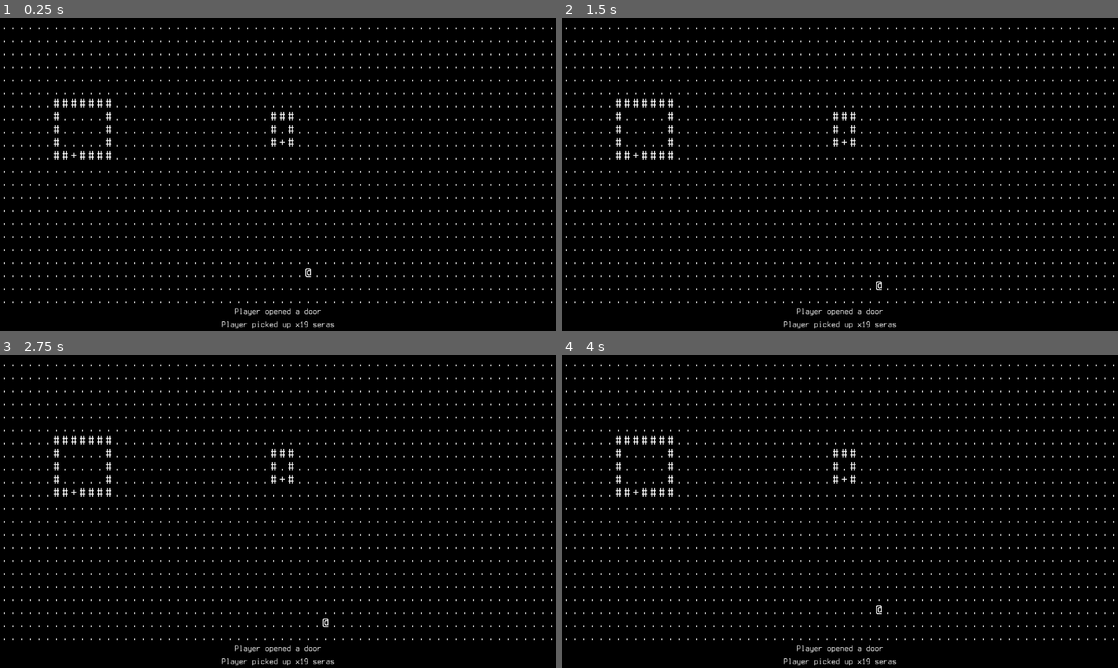
Above: before the commit, frames 1-4 (two rows, left to right).
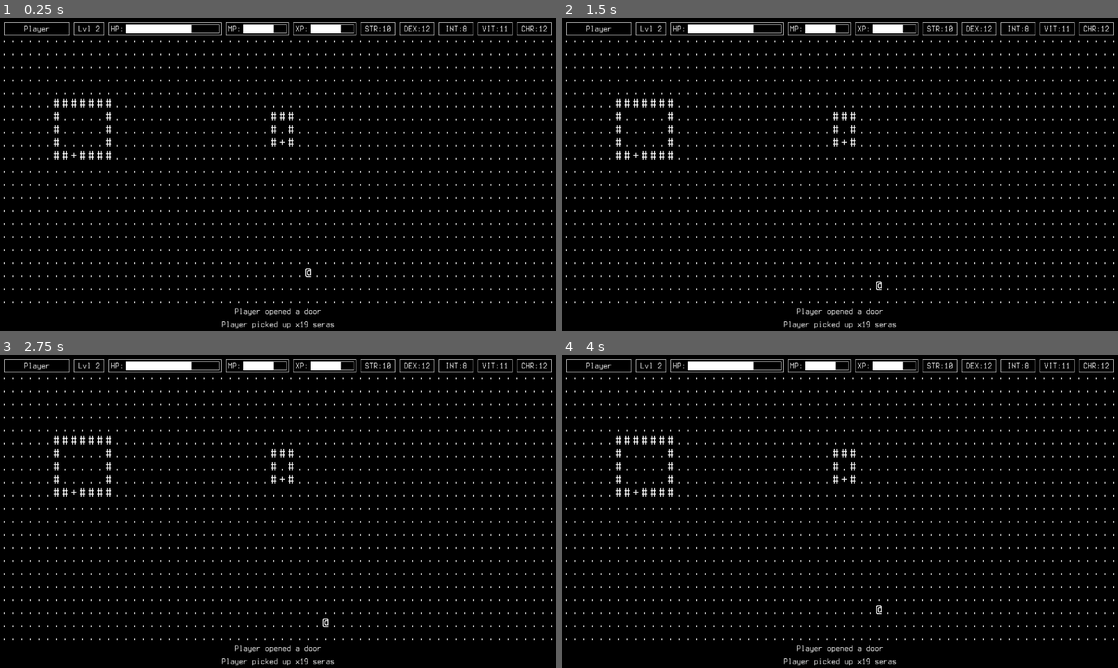
Above: after the commit, the same moments.

Repository: Coronyt/winternocte
Game: Godot game, scene res://game/world.tscn
Two runs of this game, one before a commit and one after it. Both use one fixed random seed, a clock stepped at 60 frames per second and the inputs below.
Inputs:
- Up to frame 1 (0.25 s): no input
- Up to frame 2 (1.5 s): tap Enter at 0.5 s; hold Right (right) 0.53-1.28 s; tap Space at 1.25 s; hold Down (down) from 1.28 s (still down)
- Up to frame 3 (2.75 s): tap Enter at 2 s; release Down (down) at 2.03 s; hold Right (right) from 2.03 s (still down)
- Up to frame 4 (4 s): tap Space at 2.75 s; release Right (right) at 2.78 s; hold Up (up) 2.78-3.53 s; tap Enter at 3.5 s; hold Left (left) from 3.53 s (still down)

The runs differ from the first frame. In frame 1, 1.6% of the frame differs, in the area x 0-100%, y 1-6%; in frame 2, 1.6%; in frame 3, 1.6%; in frame 4, 1.6%.

Commit message:
UI concept for player HUD

Diff:
--- a/game/world.tscn
+++ b/game/world.tscn
@@ -11,6 +11,32 @@
 [sub_resource type="StyleBoxFlat" id="StyleBoxFlat_m4twg"]
 bg_color = Color(0, 0, 0, 1)
 
+[sub_resource type="StyleBoxFlat" id="StyleBoxFlat_0q2ew"]
+bg_color = Color(1, 1, 1, 1)
+draw_center = false
+border_width_left = 1
+border_width_top = 1
+border_width_right = 1
+border_width_bottom = 1
+
+[sub_resource type="StyleBoxFlat" id="StyleBoxFlat_ibklf"]
+bg_color = Color(1, 1, 1, 1)
+border_width_right = 1
+
+[sub_resource type="StyleBoxFlat" id="StyleBoxFlat_cjey8"]
+bg_color = Color(1, 1, 1, 1)
+draw_center = false
+border_width_top = 1
+border_width_right = 1
+border_width_bottom = 1
+
+[sub_resource type="StyleBoxFlat" id="StyleBoxFlat_6ib04"]
+bg_color = Color(1, 1, 1, 1)
+draw_center = false
+border_width_left = 1
+border_width_top = 1
+border_width_bottom = 1
+
 [node name="_world" type="Node"]
 script = ExtResource("1_juwqy")
 
@@ -1369,6 +1395,214 @@
 [node name="Player" type="Node" parent="_entities"]
 script = ExtResource("7_xyrhu")
 
+[node name="_hud" type="Control" parent="."]
+layout_mode = 3
+anchors_preset = 0
+offset_right = 40.0
+offset_bottom = 40.0
+
+[node name="_hud_panel" type="Panel" parent="_hud"]
+custom_minimum_size = Vector2(1280, 30)
+layout_mode = 0
+offset_right = 1280.0
+offset_bottom = 45.0
+theme_override_styles/panel = SubResource("StyleBoxFlat_m4twg")
+
+[node name="_hud_name" type="RichTextLabel" parent="_hud/_hud_panel"]
+layout_mode = 0
+offset_left = 10.0
+offset_top = 10.0
+offset_right = 160.0
+offset_bottom = 40.0
+theme_override_fonts/normal_font = ExtResource("2_l88xf")
+theme_override_font_sizes/normal_font_size = 20
+theme_override_styles/normal = SubResource("StyleBoxFlat_0q2ew")
+text = "Player"
+horizontal_alignment = 1
+vertical_alignment = 1
+
+[node name="_hud_level" type="RichTextLabel" parent="_hud/_hud_panel"]
+layout_mode = 0
+offset_left = 170.0
+offset_top = 10.0
+offset_right = 240.0
+offset_bottom = 40.0
+theme_override_fonts/normal_font = ExtResource("2_l88xf")
+theme_override_font_sizes/normal_font_size = 20
+theme_override_styles/normal = SubResource("StyleBoxFlat_0q2ew")
+text = "Lvl 2"
+horizontal_alignment = 1
+vertical_alignment = 1
+
+[node name="_hud_bars" type="Control" parent="_hud/_hud_panel"]
+anchors_preset = 0
+offset_left = 250.0
+offset_top = 10.0
+offset_right = 820.0
+offset_bottom = 40.0
+
+[node name="_hud_hp_bar" type="ProgressBar" parent="_hud/_hud_panel/_hud_bars"]
+layout_mode = 0
+offset_left = 40.0
+offset_top = 5.0
+offset_right = 255.0
+offset_bottom = 25.0
+theme_override_fonts/font = ExtResource("2_l88xf")
+theme_override_font_sizes/font_size = 20
+theme_override_styles/background = SubResource("StyleBoxFlat_0q2ew")
+theme_override_styles/fill = SubResource("StyleBoxFlat_ibklf")
+value = 70.0
+show_percentage = false
+
+[node name="_hud_hp_panel" type="Panel" parent="_hud/_hud_panel/_hud_bars/_hud_hp_bar"]
+layout_mode = 0
+offset_top = -5.0
+offset_right = 220.0
+offset_bottom = 25.0
+theme_override_styles/panel = SubResource("StyleBoxFlat_cjey8")
+
+[node name="_hud_hp_label" type="RichTextLabel" parent="_hud/_hud_panel/_hud_bars/_hud_hp_bar"]
+layout_mode = 0
+offset_left = -40.0
+offset_top = -5.0
+offset_bottom = 25.0
+theme_override_fonts/normal_font = ExtResource("2_l88xf")
+theme_override_font_sizes/normal_font_size = 20
+theme_override_styles/normal = SubResource("StyleBoxFlat_6ib04")
+text = "HP:"
+horizontal_alignment = 1
+vertical_alignment = 1
+
+[node name="_hud_mp_bar" type="ProgressBar" parent="_hud/_hud_panel/_hud_bars"]
+layout_mode = 0
+offset_left = 310.0
+offset_top = 5.0
+offset_right = 410.0
+offset_bottom = 25.0
+theme_override_fonts/font = ExtResource("2_l88xf")
+theme_override_font_sizes/font_size = 20
+theme_override_styles/background = SubResource("StyleBoxFlat_0q2ew")
+theme_override_styles/fill = SubResource("StyleBoxFlat_ibklf")
+value = 70.0
+show_percentage = false
+
+[node name="_hud_mp_panel" type="Panel" parent="_hud/_hud_panel/_hud_bars/_hud_mp_bar"]
+layout_mode = 0
+offset_top = -5.0
+offset_right = 105.0
+offset_bottom = 25.0
+theme_override_styles/panel = SubResource("StyleBoxFlat_cjey8")
+
+[node name="_hud_mp_label" type="RichTextLabel" parent="_hud/_hud_panel/_hud_bars/_hud_mp_bar"]
+layout_mode = 0
+offset_left = -40.0
+offset_top = -5.0
+offset_bottom = 25.0
+theme_override_fonts/normal_font = ExtResource("2_l88xf")
+theme_override_font_sizes/normal_font_size = 20
+theme_override_styles/normal = SubResource("StyleBoxFlat_6ib04")
+text = "MP:"
+horizontal_alignment = 1
+vertical_alignment = 1
+
+[node name="_hud_xp_bar" type="ProgressBar" parent="_hud/_hud_panel/_hud_bars"]
+layout_mode = 0
+offset_left = 465.0
+offset_top = 5.0
+offset_right = 565.0
+offset_bottom = 25.0
+theme_override_fonts/font = ExtResource("2_l88xf")
+theme_override_font_sizes/font_size = 20
+theme_override_styles/background = SubResource("StyleBoxFlat_0q2ew")
+theme_override_styles/fill = SubResource("StyleBoxFlat_ibklf")
+value = 70.0
+show_percentage = false
+
+[node name="_hud_xp_panel" type="Panel" parent="_hud/_hud_panel/_hud_bars/_hud_xp_bar"]
+layout_mode = 0
+offset_top = -5.0
+offset_right = 105.0
+offset_bottom = 25.0
+theme_override_styles/panel = SubResource("StyleBoxFlat_cjey8")
+
+[node name="_hud_xp_label" type="RichTextLabel" parent="_hud/_hud_panel/_hud_bars/_hud_xp_bar"]
+layout_mode = 0
+offset_left = -40.0
+offset_top = -5.0
+offset_bottom = 25.0
+theme_override_fonts/normal_font = ExtResource("2_l88xf")
+theme_override_font_sizes/normal_font_size = 20
+theme_override_styles/normal = SubResource("StyleBoxFlat_6ib04")
+text = "XP:"
+horizontal_alignment = 1
+vertical_alignment = 1
+
+[node name="_hud_stats" type="Control" parent="_hud/_hud_panel"]
+anchors_preset = 0
+offset_left = 830.0
+offset_top = 10.0
+offset_right = 1270.0
+offset_bottom = 40.0
+
+[node name="hud_stat_1" type="RichTextLabel" parent="_hud/_hud_panel/_hud_stats"]
+layout_mode = 0
+offset_right = 80.0
+offset_bottom = 30.0
+theme_override_fonts/normal_font = ExtResource("2_l88xf")
+theme_override_font_sizes/normal_font_size = 20
+theme_override_styles/normal = SubResource("StyleBoxFlat_0q2ew")
+text = "STR:10"
+horizontal_alignment = 1
+vertical_alignment = 1
+
+[node name="hud_stat_2" type="RichTextLabel" parent="_hud/_hud_panel/_hud_stats"]
+layout_mode = 0
+offset_left = 90.0
+offset_right = 170.0
+offset_bottom = 30.0
+theme_override_fonts/normal_font = ExtResource("2_l88xf")
+theme_override_font_sizes/normal_font_size = 20
+theme_override_styles/normal = SubResource("StyleBoxFlat_0q2ew")
+text = "DEX:12"
+horizontal_alignment = 1
+vertical_alignment = 1
+
+[node name="hud_stat_3" type="RichTextLabel" parent="_hud/_hud_panel/_hud_stats"]
+layout_mode = 0
+offset_left = 180.0
+offset_right = 260.0
+offset_bottom = 30.0
+theme_override_fonts/normal_font = ExtResource("2_l88xf")
+theme_override_font_sizes/normal_font_size = 20
+theme_override_styles/normal = SubResource("StyleBoxFlat_0q2ew")
+text = "INT:8"
+horizontal_alignment = 1
+vertical_alignment = 1
+
+[node name="hud_stat_4" type="RichTextLabel" parent="_hud/_hud_panel/_hud_stats"]
+layout_mode = 0
+offset_left = 270.0
+offset_right = 350.0
+offset_bottom = 30.0
+theme_override_fonts/normal_font = ExtResource("2_l88xf")
+theme_override_font_sizes/normal_font_size = 20
+theme_override_styles/normal = SubResource("StyleBoxFlat_0q2ew")
+text = "VIT:11"
+horizontal_alignment = 1
+vertical_alignment = 1
+
+[node name="hud_stat_5" type="RichTextLabel" parent="_hud/_hud_panel/_hud_stats"]
+layout_mode = 0
+offset_left = 360.0
+offset_right = 440.0
+offset_bottom = 30.0
+theme_override_fonts/normal_font = ExtResource("2_l88xf")
+theme_override_font_sizes/normal_font_size = 20
+theme_override_styles/normal = SubResource("StyleBoxFlat_0q2ew")
+text = "CHR:12"
+horizontal_alignment = 1
+vertical_alignment = 1
+
 [node name="_log" type="Control" parent="."]
 layout_mode = 3
 anchors_preset = 0
Not shown: 1 places in game/world.tscn that only renumber resources
